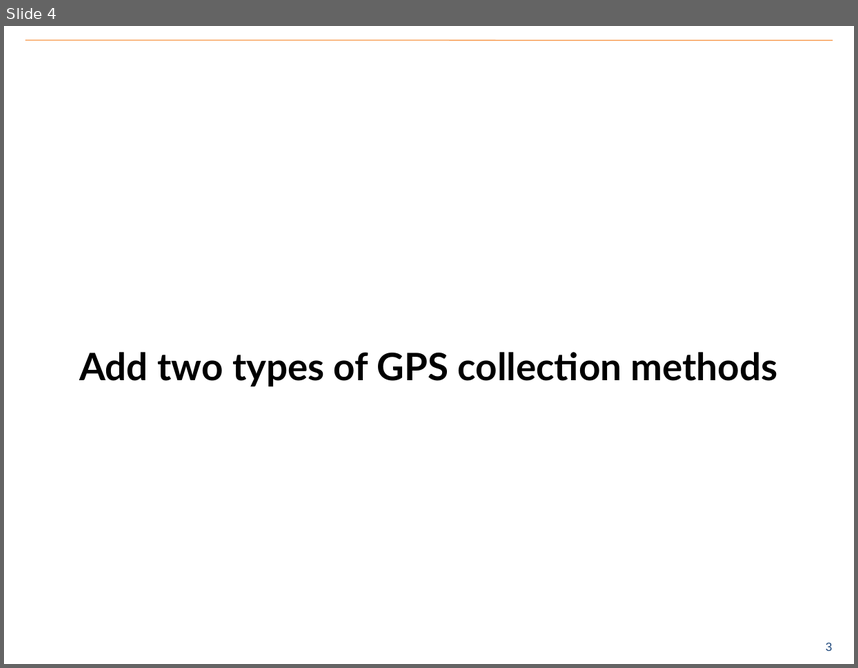
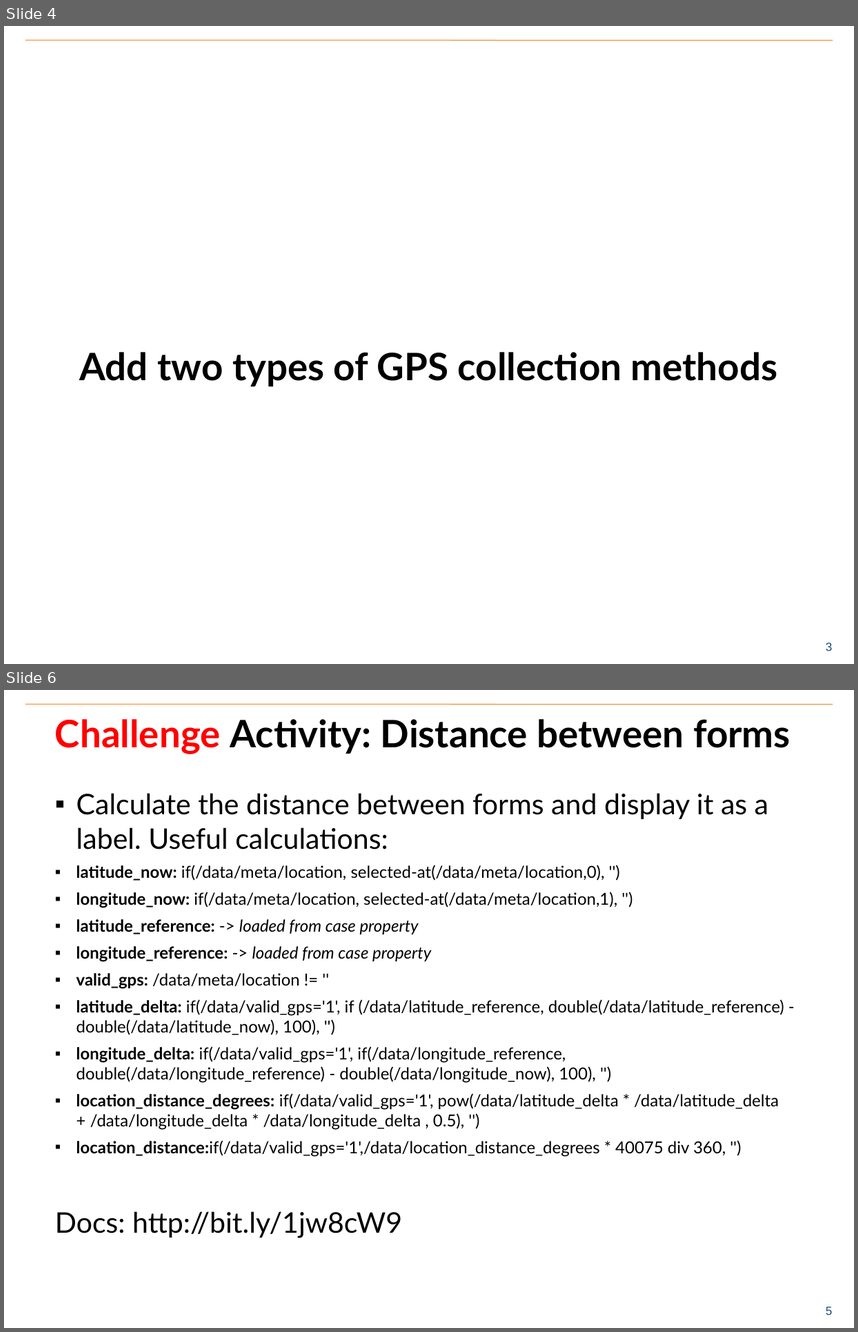
Before and after one commit to benrudolph/exi-training, a slide deck: GPS/gps.pptx. Shown one above the other, each under a label of ours: slide 4 before the commit, slides 4 and 6 after it; the slides between them are not shown. The pictures are 858x668 and 858x1332 pixels, drawn with LibreOffice and Linux fonts; fonts in the diff are those of the drawing; background and template pictures are left out. Boxes give left, top, right and bottom in pixels: in the first picture for what was removed or moved away, otherwise in the second. Text is boxed around its words. In the diff, an @@ line names an element or a change of style, - is before the commit and + after.

```diff
--- a/GPS/gps.pptx
+++ b/GPS/gps.pptx
@@ slide 6 added at [4,690,854,1328], background #FFFFFF; not listed: 2 template elements that a slide beside it also shows @@
@@ title added at [55,719,791,754], 32 pt, text #000000, bold @@
+Challenge Activity: Distance between forms
@@ text added at [55,793,784,1238], 14 pt, text #000000 @@
+▪ Calculate the distance between forms and display it as a label. Useful calculations:
+▪ latitude_now: if(/data/meta/location, selected-at(/data/meta/location,0), '')
+▪ longitude_now: if(/data/meta/location, selected-at(/data/meta/location,1), '')
+▪ latitude_reference: -> loaded from case property
+▪ longitude_reference: -> loaded from case property
+▪ valid_gps: /data/meta/location != ''
+▪ latitude_delta: if(/data/valid_gps='1', if (/data/latitude_reference, double(/data/latitude_reference) - double(/data/latitude_now), 100), '')
+▪ longitude_delta: if(/data/valid_gps='1', if(/data/longitude_reference, double(/data/longitude_reference) - double(/data/longitude_now), 100), '')
+▪ location_distance_degrees: if(/data/valid_gps='1', pow(/data/latitude_delta * /data/latitude_delta + /data/longitude_delta * /data/longitude_delta , 0.5), '')
+▪ location_distance:if(/data/valid_gps='1',/data/location_distance_degrees * 40075 div 360, '')
+Docs: http://bit.ly/1jw8cW9
```
Also in this commit, not shown: 1 other slide added, 1 other file.
